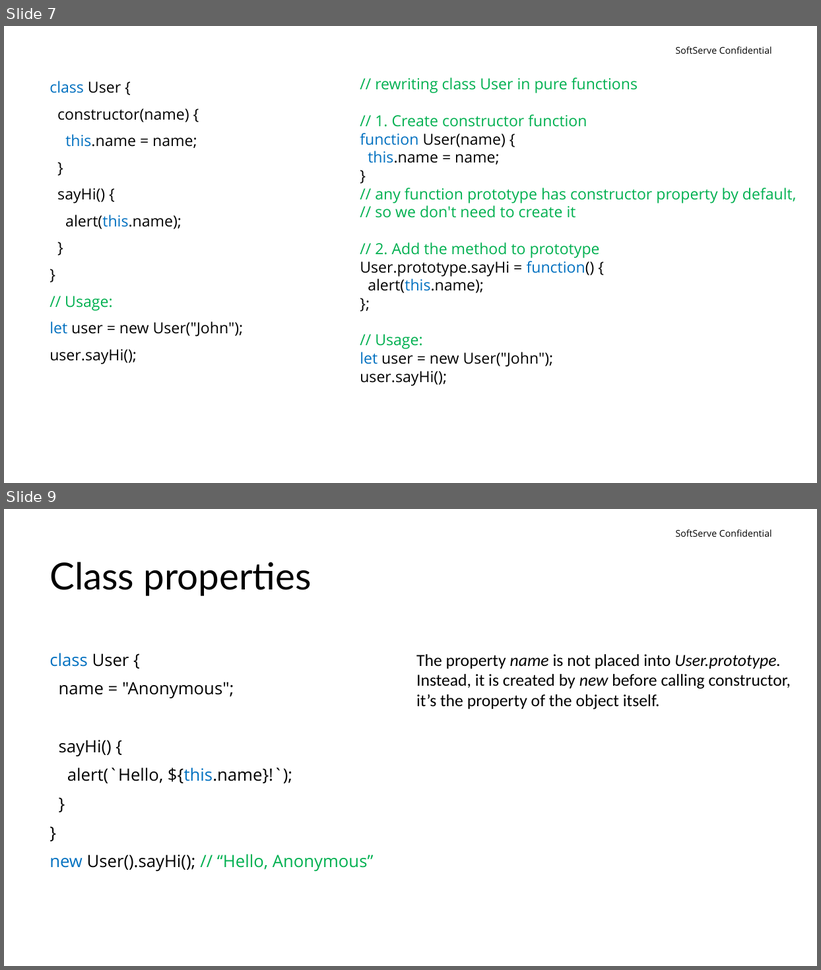
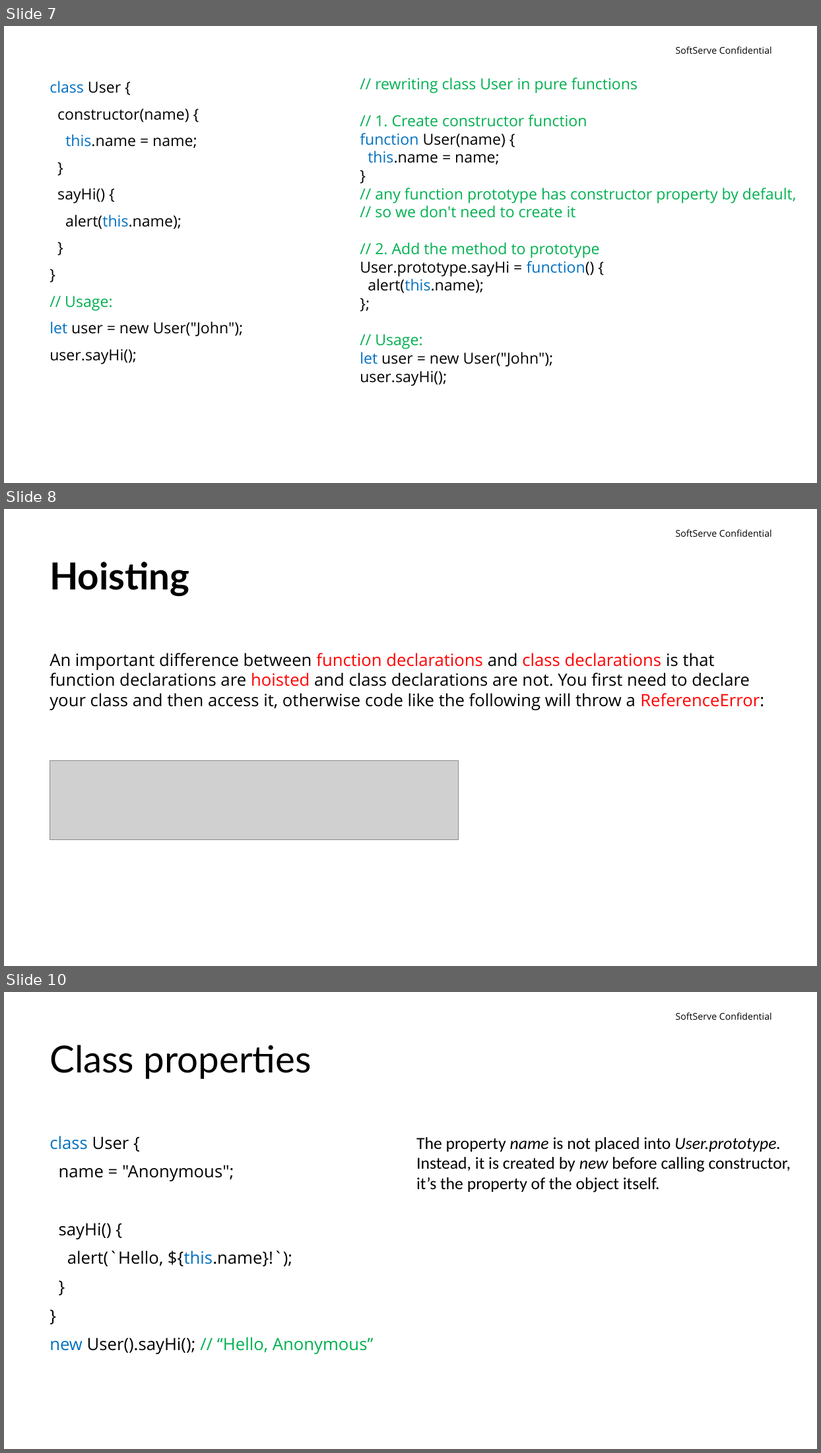
Before and after one commit to IhorKalyta/Presentation, a slide deck: Classes_JS.pptx. Shown one above the other, each under a label of ours: slides 7 and 9 before the commit, slides 7, 8 and 10 after it; the slides between them are not shown. The pictures are 821x970 and 821x1453 pixels, drawn with LibreOffice and Linux fonts; fonts in the diff are those of the drawing; grey boxes stand for pictures; background and template pictures are left out. Boxes give left, top, right and bottom in pixels: in the first picture for what was removed or moved away, otherwise in the second. Text is boxed around its words. In the diff, an @@ line names an element or a change of style, - is before the commit and + after.

Commit message:
add presentation about class JS

```diff
--- a/Classes_JS.pptx
+++ b/Classes_JS.pptx
@@ slide 8 added at [4, 509, 817, 966], background #FFFFFF; not listed: 1 template element that a slide beside it also shows @@
@@ title added at [50, 562, 189, 597], 44 pt, text #000000, bold @@
+Hoisting
@@ text added at [50, 653, 764, 710], 20 pt, text #000000 @@
+An important difference between function declarations and class declarations is that function declarations are hoisted and class declarations are not. You first need to declare your class and then access it, otherwise code like the following will throw a ReferenceError:
@@ picture added at [50, 760, 459, 840] @@
@@ what was slide 9 is now slide 10 @@
```
Also in this commit, not shown: 3 slides changed.
